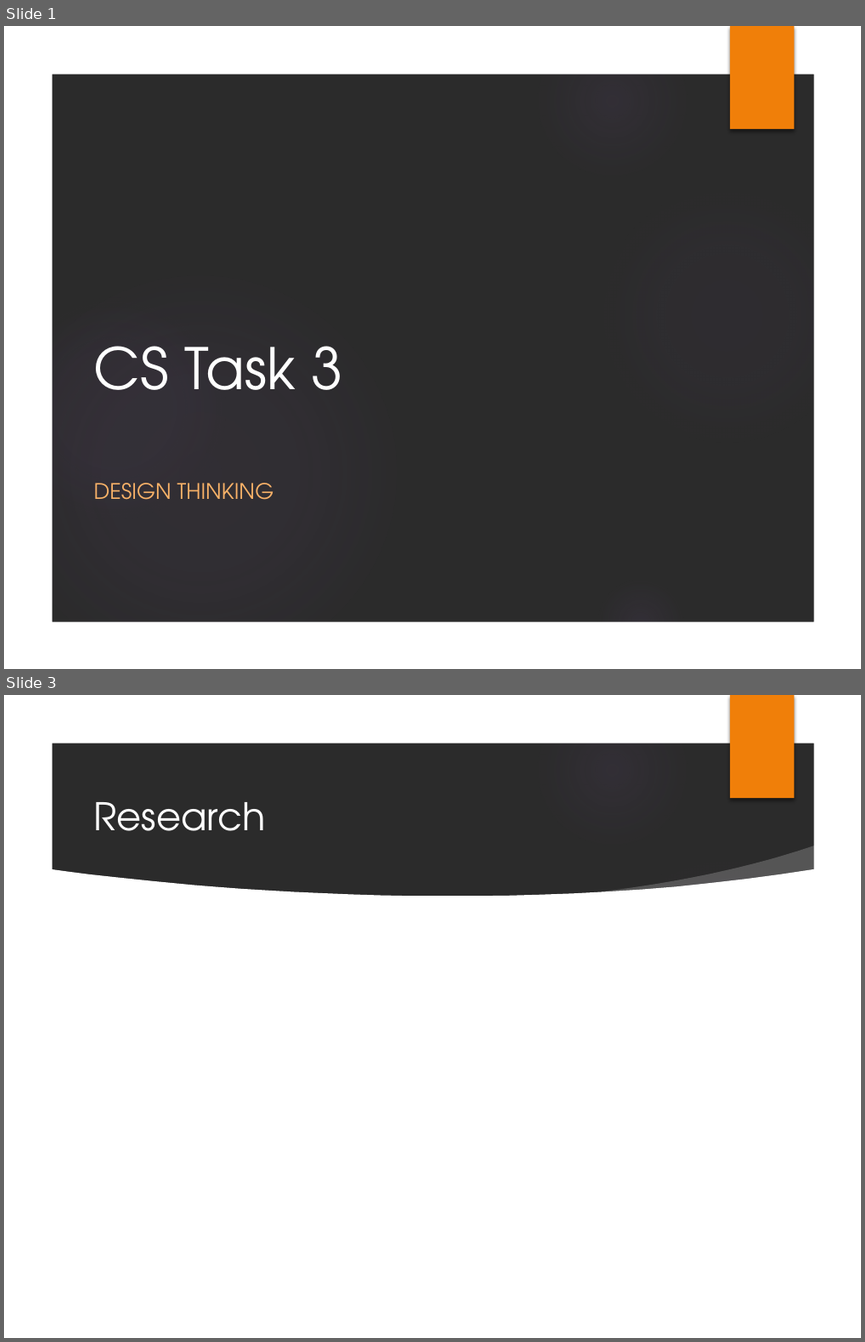
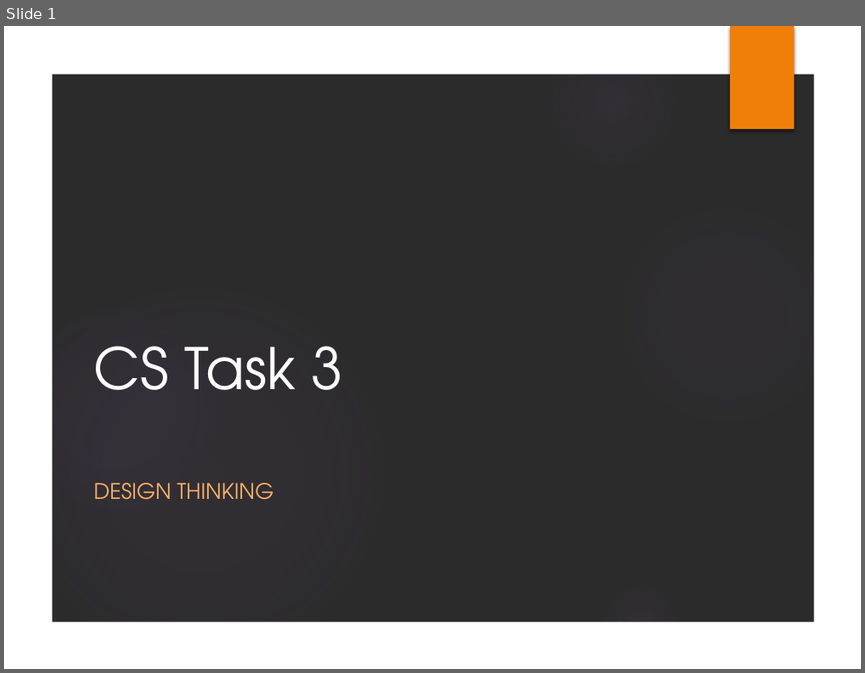
Before and after one commit to k-tipp/ch.bfh.btx8081.w2015.weiss, a slide deck: doc/CS1_Task3/Task3_Design_Thinking.pptx. Shown one above the other, each under a label of ours: slides 1 and 3 before the commit, slide 1 after it; the slides between them are not shown. The pictures are 865x1342 and 865x673 pixels, drawn with LibreOffice and Linux fonts; fonts in the diff are those of the drawing; background and template pictures are left out; a plain dark background stands for a picture behind light text. Boxes give left, top, right and bottom in pixels: in the first picture for what was removed or moved away, otherwise in the second. Text is boxed around its words. In the diff, an @@ line names an element or a change of style, - is before the commit and + after.

```diff
--- a/doc/CS1_Task3/Task3_Design_Thinking.pptx
+++ b/doc/CS1_Task3/Task3_Design_Thinking.pptx
@@ slide 3 removed at [4, 695, 861, 1338], background picture (left out); not listed: 7 template elements that a slide beside it also shows @@
@@ title removed at [94, 802, 266, 831] @@
-Research
@@ freeform shape removed at [599, 845, 824, 912] @@
@@ freeform shape removed at [49, 869, 816, 1294] @@
```
Also in this commit, not shown: 3 slides changed, 5 slides added, 2 other slides removed.
